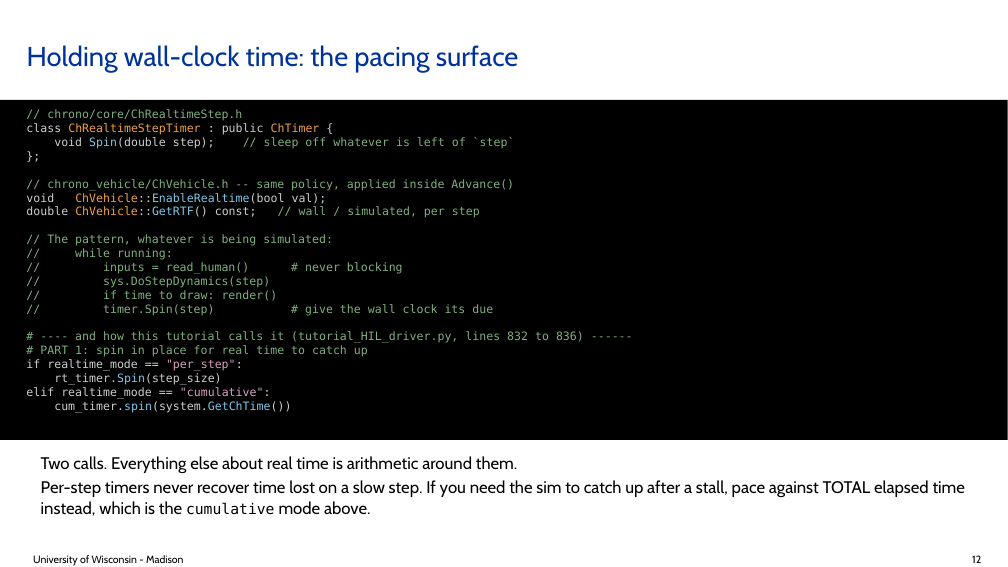
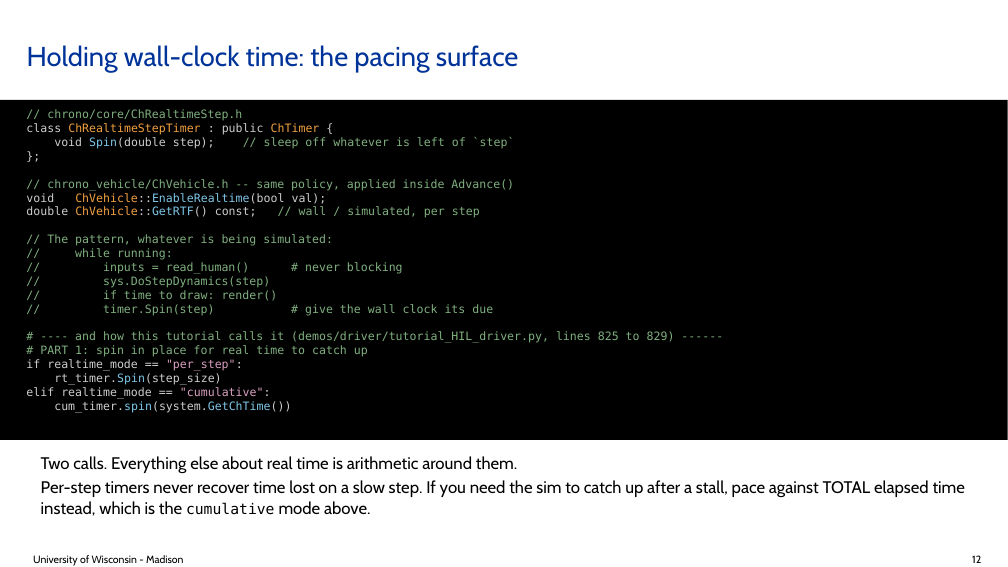
Before and after one commit to ksha23/chrono-hil-tutorial, a slide deck: slide 12 of tutorial_HIL_driver.pptx. Drawn at 1008x567 pixels with LibreOffice and Linux fonts; fonts in the diff are those of the drawing; background and template pictures are left out. Boxes give left, top, right and bottom in pixels: in the first picture for what was removed or moved away, otherwise in the second. Text is boxed around its words. In the diff, an @@ line names an element or a change of style, - is before the commit and + after.

Commit message:
Break the demos into a package, and get the platform code out of them
hil_manipulate.py was 1476 lines and hil_push.py 1492. Neither was a demo; each
was a library with a loop at the bottom. They are now a shared package and three
thin demos:

  chronohil/            11 modules, none over 310 lines
    chrono_env.py       the loader-path trap, and its message, in one place
    config.py  paths.py picking.py  controllers.py  policy.py  scenes.py  urdf.py
    input/              keys (portable), udp (portable), window/
  demos/driver/         demos 1 and 2
  demos/manipulate/     demo 3, 350 lines of loop
  demos/push/           demo 4, split into main (CLI + loop), rig, panel

NO PLATFORM-SPECIFIC CODE IN ANY DEMO. Two files name an operating system and
both are under chronohil/input/window, which exists precisely to contain that:

    native.py   Irrlicht hands Python the events. Portable, and what the SWIG
                director line enables. Ships now, selected automatically the
                day that lands.
    macos.py    the same surface rebuilt from Quartz, used only while native
                is unavailable.

A demo calls open_window_input() and gets whichever works, or None, in which
case the portable input window covers it. PushInput stopped subclassing the
macOS backend and now composes whatever it is handed; backends take a keymap
instead of being subclassed for one.

THREE PATH BUGS THE MOVE EXPOSED, all from __file__-relative assets:

The policy lookup fell through to a FINE-TUNED checkpoint elsewhere on this
machine and ran with it silently. That list now holds the vendored file and
GO2_POLICY_CKPT, and nothing else, so a missing checkpoint looks missing.

The Franka URDF and the Go2 URDF both resolved into the new package or demo
directory. All asset paths come from chronohil/paths.py now.

Verified behaviour is unchanged rather than assumed: the push demo returns the
same numbers to four decimals as before the split (15.00 N.s, peak dz 2.6 cm,
min upright 0.980, drift 22.8 cm, recovery 0.40 s), all four manipulate modes
build, the driver runs, and the deck's ten code excerpts still resolve.

```diff
--- a/tutorial_HIL_driver.pptx
+++ b/tutorial_HIL_driver.pptx
@@ text in rectangle at <box>75,331,675,343</box>: text changed @@
-# ---- and how this tutorial calls it (tutorial_HIL_driver.py, lines 832 to 836) ------
+# ---- and how this tutorial calls it (demos/driver/tutorial_HIL_driver.py, lines 825 to 829) ------
```
Also in this commit, not shown: 5 other slides changed, 31 other files.
